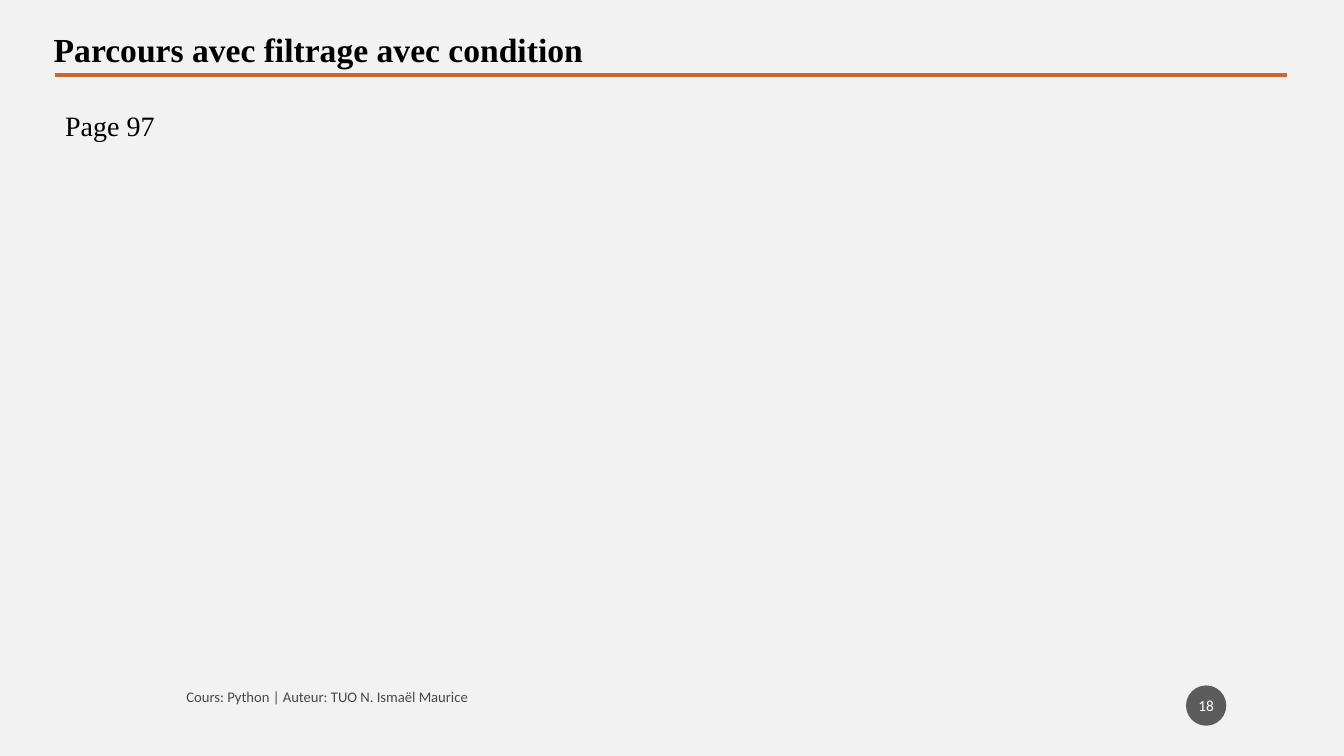
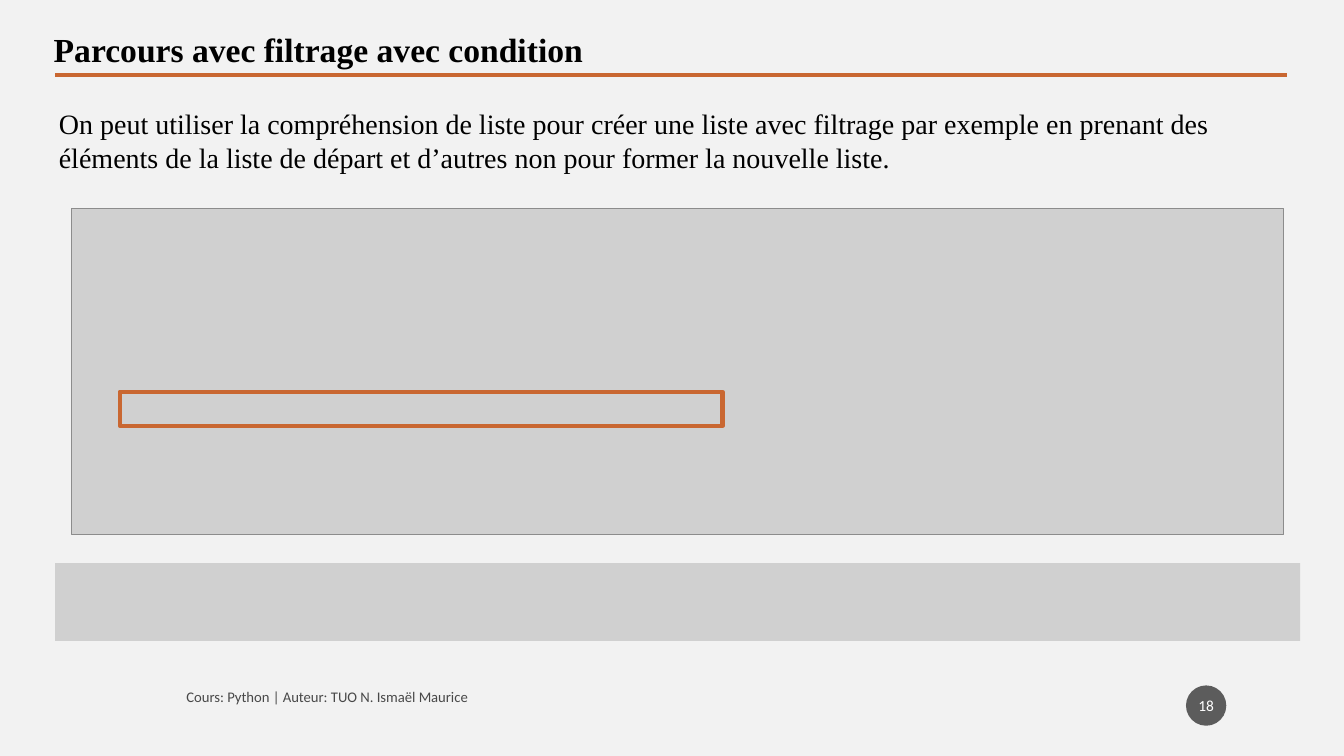
Before and after one commit to tisma95/cours-python, a slide deck: slide 18 of source/Chapitre 9 - Les listes.pptx. Drawn at 1344x756 pixels with LibreOffice and Linux fonts; fonts in the diff are those of the drawing; grey boxes stand for pictures. Boxes give left, top, right and bottom in pixels: in the first picture for what was removed or moved away, otherwise in the second. Text is boxed around its words. In the diff, an @@ line names an element or a change of style, - is before the commit and + after.

Commit message:
Feat (chp9): Chapitre sur les listes
Suites et exercices

```diff
--- a/source/Chapitre 9 - Les listes.pptx
+++ b/source/Chapitre 9 - Les listes.pptx
@@ text added at bbox=[59, 114, 1208, 173], 20 pt, text #000000 @@
+On peut utiliser la compréhension de liste pour créer une liste avec filtrage par exemple en prenant des éléments de la liste de départ et d’autres non pour former la nouvelle liste.
@@ text removed at bbox=[65, 117, 155, 142] @@
-Page 97
@@ picture added at bbox=[72, 209, 1285, 535] @@
@@ rectangle added at bbox=[120, 392, 723, 426], outline #C96731 3 pt @@
@@ picture added at bbox=[55, 564, 1301, 641] @@
```
Also in this commit, not shown: 16 other slides changed, 3 slides added, 2 slides removed, 3 other files.
